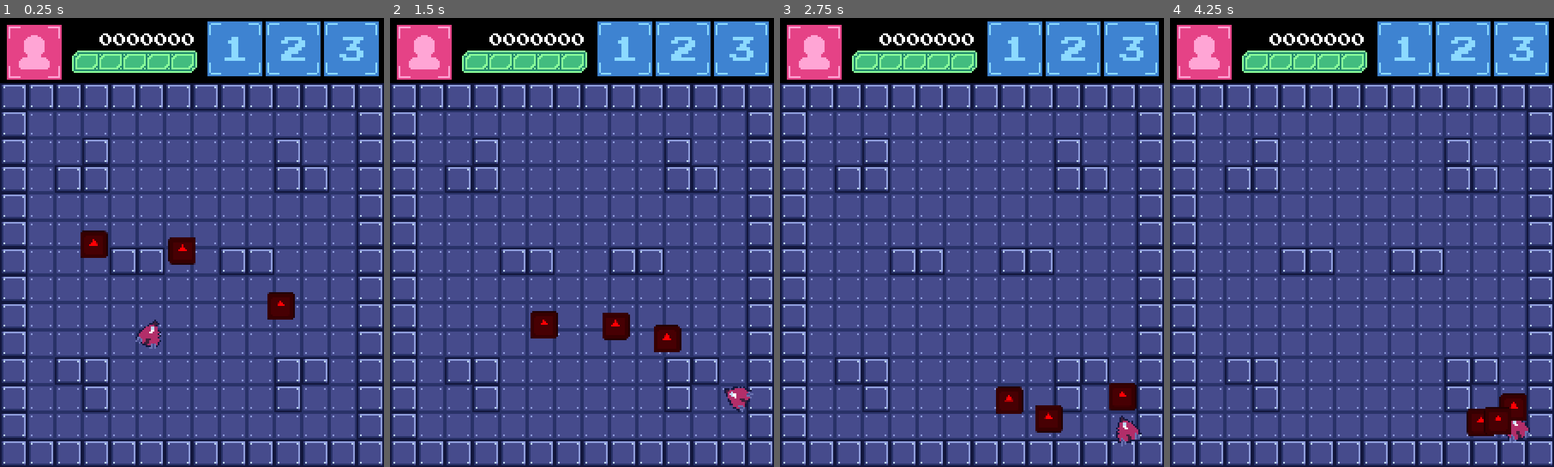
Above: before the commit, frames 1-4 (left to right).
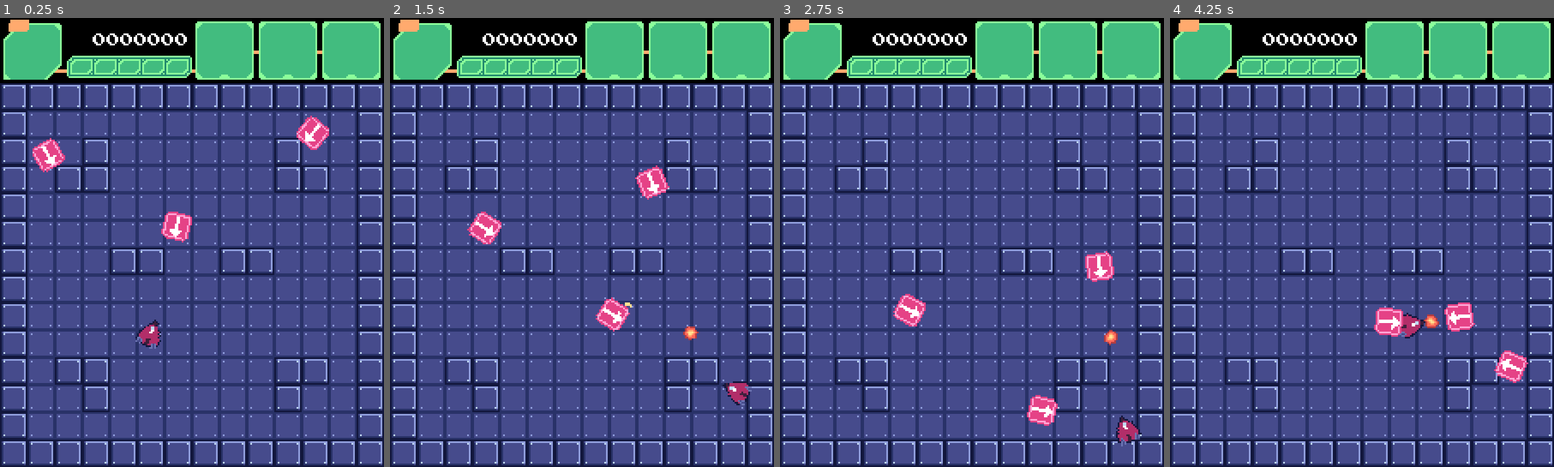
Above: after the commit, the same moments.

Repository: andresTapari/Haha-Woo-
Game: Godot game, scene res://scenes/lvl/dev_lvl.tscn
The game is run twice, just before and just after one commit, with the same random seed, the same clock (stepped at 60 frames per second) and the same inputs. The engine's default icon, where the game draws it, is replaced by a stand-in: a white triangle on a blue panel in a dark square.
Inputs (mouse positions are in pixels of both pictures, inside the frame that each line leads up to):
- Up to frame 1 (0.25 s): no input
- Up to frame 2 (1.5 s): move the mouse to (666, 220) at 0.52 s; press the mouse at (666, 220) at 0.53 s; hold Right (ui_right) 0.53-1.28 s; move the mouse to (505, 264) at 1.27 s; release the mouse at (505, 264) at 1.28 s; hold Down (ui_down) from 1.28 s (still down); click (505, 264) at 1.35 s
- Up to frame 3 (2.75 s): move the mouse to (1010, 143) at 2.02 s; release Down (ui_down) at 2.03 s; press the mouse at (1010, 143) at 2.03 s; hold Right (ui_right) from 2.03 s (still down)
- Up to frame 4 (4.25 s): move the mouse to (1342, 332) at 2.77 s; release Right (ui_right) at 2.78 s; release the mouse at (1342, 332) at 2.78 s; hold Up (ui_up) 2.78-3.53 s; click (1342, 332) at 2.85 s; move the mouse to (1477, 309) at 3.52 s; press the mouse at (1477, 309) at 3.53 s; hold Left (ui_left) from 3.53 s (still down)

The runs differ from the first frame. In frame 1, 13% of the frame differs, in the area x 0-100%, y 0-68%; in frame 2, 13%; in frame 3, 12%; in frame 4, 13%, in the area x 0-100%, y 0-95%.

Commit message:
Se agrego disparos a los enemigos

Diff:
--- /dev/null
+++ b/scenes/enemys/ammo/enemey_bullet.tscn
@@ -0,0 +1,19 @@
+[gd_scene load_steps=4 format=3 uid="uid://dbr110itvxv1f"]
+
+[ext_resource type="Texture2D" uid="uid://betcuiujlpq0k" path="res://assets/aseprite/enemys/enemy_bullet.png" id="1_a015i"]
+[ext_resource type="Script" path="res://scripts/enemys/enemey_bullet.gd" id="1_rb3a1"]
+
+[sub_resource type="CircleShape2D" id="CircleShape2D_g5bj3"]
+radius = 4.0
+
+[node name="enemey_bullet" type="Area2D"]
+script = ExtResource("1_rb3a1")
+
+[node name="EnemyBullet" type="Sprite2D" parent="."]
+texture_filter = 1
+texture = ExtResource("1_a015i")
+
+[node name="CollisionShape2D" type="CollisionShape2D" parent="."]
+shape = SubResource("CircleShape2D_g5bj3")
+
+[connection signal="body_entered" from="." to="." method="_on_body_entered"]
--- a/scenes/enemys/movile_enemy/movil_enemy.tscn
+++ b/scenes/enemys/movile_enemy/movil_enemy.tscn
@@ -1,29 +1,45 @@
 [gd_scene load_steps=4 format=3 uid="uid://n4udfh4drfim"]
 
-[ext_resource type="Texture2D" uid="uid://0elarda78xed" path="res://icon.svg" id="1_s5547"]
 [ext_resource type="Script" path="res://scripts/enemys/movil_enemy.gd" id="1_svwdb"]
+[ext_resource type="Texture2D" uid="uid://bc0i12c5b04kb" path="res://assets/aseprite/enemys/MobileEnemey.png" id="2_vam4h"]
 
 [sub_resource type="CircleShape2D" id="CircleShape2D_6olpv"]
-radius = 5.0
+radius = 7.0
 
-[node name="movil_enemy" type="CharacterBody2D" node_paths=PackedStringArray("navigation_agent")]
+[node name="movil_enemy" type="CharacterBody2D" groups=["enemy"]]
 motion_mode = 1
 script = ExtResource("1_svwdb")
-navigation_agent = NodePath("NavigationAgent2D")
+cadence = 0.25
 
 [node name="Icon" type="Sprite2D" parent="."]
-modulate = Color(1, 0, 0.0156863, 1)
-scale = Vector2(0.125, 0.125)
-texture = ExtResource("1_s5547")
+texture_filter = 1
+texture = ExtResource("2_vam4h")
+
+[node name="Muzzle" type="Marker2D" parent="Icon"]
+position = Vector2(0, -9)
+rotation = -1.5708
 
 [node name="CollisionShape2D" type="CollisionShape2D" parent="."]
+rotation = 0.010664
 shape = SubResource("CircleShape2D_6olpv")
 
-[node name="Timer" type="Timer" parent="."]
+[node name="CadenceTimer" type="Timer" parent="."]
+one_shot = true
+
+[node name="TargetTimer" type="Timer" parent="."]
 wait_time = 0.1
 autostart = true
 
 [node name="NavigationAgent2D" type="NavigationAgent2D" parent="."]
 avoidance_enabled = true
+radius = 32.0
+time_horizon = 0.2
+max_speed = 1000.0
+debug_use_custom = true
+debug_path_custom_color = Color(0.0313726, 0, 1, 1)
 
-[connection signal="timeout" from="Timer" to="." method="_on_timer_timeout"]
+[node name="RayCast2D" type="RayCast2D" parent="."]
+target_position = Vector2(110, 0)
+
+[connection signal="timeout" from="CadenceTimer" to="." method="_on_cadence_timer_timeout"]
+[connection signal="timeout" from="TargetTimer" to="." method="_on_target_timer_timeout"]
--- a/scenes/lvl/dev_lvl.tscn
+++ b/scenes/lvl/dev_lvl.tscn
@@ -21,13 +21,13 @@
 [node name="Control" parent="." instance=ExtResource("3_j8qqq")]
 
 [node name="movil_enemy" parent="." instance=ExtResource("2_caoql")]
-position = Vector2(52, 121)
+position = Vector2(39, 78)
 player_path = NodePath("../Player")
 
 [node name="movil_enemy2" parent="." instance=ExtResource("2_caoql")]
-position = Vector2(173, 161)
+position = Vector2(185, 78)
 player_path = NodePath("../Player")
 
 [node name="movil_enemy3" parent="." instance=ExtResource("2_caoql")]
-position = Vector2(111, 125)
+position = Vector2(104, 110)
 player_path = NodePath("../Player")
--- a/scenes/player/bullet.tscn
+++ b/scenes/player/bullet.tscn
@@ -1,6 +1,6 @@
 [gd_scene load_steps=5 format=3 uid="uid://ddq0upu0t1aq1"]
 
-[ext_resource type="Script" path="res://scenes/player/bullet.gd" id="1_v7tkx"]
+[ext_resource type="Script" path="res://scripts/player/bullet.gd" id="1_v7tkx"]
 [ext_resource type="Texture2D" uid="uid://dow2x41ik4qq0" path="res://assets/aseprite/player/bullet.png" id="2_v3vbp"]
 
 [sub_resource type="CanvasItemMaterial" id="CanvasItemMaterial_qaeyn"]
--- a/scenes/player/player.tscn
+++ b/scenes/player/player.tscn
@@ -1,14 +1,14 @@
 [gd_scene load_steps=4 format=3 uid="uid://od6yx3hynn6k"]
 
-[ext_resource type="Script" path="res://scenes/player/player.gd" id="1_62ciq"]
+[ext_resource type="Script" path="res://scripts/player/player.gd" id="1_b5heu"]
 [ext_resource type="Texture2D" uid="uid://bsc5f1oopduo7" path="res://assets/aseprite/player/player_ship.png" id="2_3kx8f"]
 
 [sub_resource type="CircleShape2D" id="CircleShape2D_rugm1"]
 radius = 6.0
 
-[node name="CharacterBody2D" type="CharacterBody2D"]
+[node name="CharacterBody2D" type="CharacterBody2D" groups=["player"]]
 texture_filter = 3
-script = ExtResource("1_62ciq")
+script = ExtResource("1_b5heu")
 
 [node name="PlayerShip" type="Sprite2D" parent="."]
 texture = ExtResource("2_3kx8f")
@@ -20,3 +20,11 @@
 [node name="Muzzle" type="Marker2D" parent="."]
 position = Vector2(0, -8)
 rotation = -1.57079
+
+[node name="Muzzle2" type="Marker2D" parent="."]
+position = Vector2(5, -2)
+rotation = -1.57079
+
+[node name="Muzzle3" type="Marker2D" parent="."]
+position = Vector2(-5, -2)
+rotation = -1.57079
--- a/scenes/ui/healthBar.tscn
+++ b/scenes/ui/healthBar.tscn
@@ -16,4 +16,5 @@
 texture_filter = 1
 position = Vector2(0.010274, -0.0961539)
 sprite_frames = ExtResource("2_uqsfo")
+frame = 5
 offset = Vector2(37, 7)
--- a/scenes/ui/uiHeadder.tscn
+++ b/scenes/ui/uiHeadder.tscn
@@ -1,10 +1,8 @@
-[gd_scene load_steps=9 format=3 uid="uid://75unjbos3vci"]
+[gd_scene load_steps=7 format=3 uid="uid://75unjbos3vci"]
 
-[ext_resource type="Texture2D" uid="uid://du2iqks2eopdd" path="res://assets/aseprite/ui/TopBarr.png" id="1_dvq8f"]
-[ext_resource type="Texture2D" uid="uid://c8he71evmdjro" path="res://assets/aseprite/ui/face_place_holder.png" id="2_j4v3v"]
-[ext_resource type="Texture2D" uid="uid://dtfyfbgnhni0i" path="res://assets/aseprite/ui/specials_placeholder.png" id="2_lujwf"]
-[ext_resource type="Texture2D" uid="uid://bqsxt618hps3" path="res://assets/aseprite/ui/specials_placeholder_2.png" id="3_g3p4t"]
-[ext_resource type="Texture2D" uid="uid://cm7p52d8sswb" path="res://assets/aseprite/ui/specials_placeholder_3.png" id="4_1xru5"]
+[ext_resource type="Texture2D" uid="uid://bjflp8uflqbsv" path="res://assets/aseprite/ui/header.png" id="1_ld1tm"]
+[ext_resource type="Texture2D" uid="uid://ffdxync8l3a5" path="res://assets/aseprite/ui/facebox_placeholder.png" id="2_trjru"]
+[ext_resource type="Texture2D" uid="uid://bc8urgtidltbq" path="res://assets/aseprite/ui/Special_place_holder.png" id="3_yop3i"]
 [ext_resource type="PackedScene" uid="uid://bmqcn7krtyvvf" path="res://scenes/ui/healthBar.tscn" id="6_5ltab"]
 [ext_resource type="FontFile" uid="uid://rfl04y1mlf2l" path="res://assets/fonts/arcadepix/ARCADEPI.TTF" id="7_dqthh"]
 
@@ -21,58 +19,64 @@
 grow_vertical = 2
 
 [node name="Fondo" type="TextureRect" parent="."]
+texture_filter = 1
 layout_mode = 0
-offset_right = 40.0
-offset_bottom = 40.0
-texture = ExtResource("1_dvq8f")
+offset_right = 224.0
+offset_bottom = 38.0
+texture = ExtResource("1_ld1tm")
 stretch_mode = 2
 
 [node name="Face" type="TextureRect" parent="."]
+texture_filter = 1
 layout_mode = 0
-offset_right = 40.0
-offset_bottom = 40.0
-texture = ExtResource("2_j4v3v")
+offset_left = 1.0
+offset_right = 37.0
+offset_bottom = 38.0
+texture = ExtResource("2_trjru")
 stretch_mode = 3
 
 [node name="Special_1" type="TextureRect" parent="."]
+texture_filter = 1
 layout_mode = 0
-offset_left = 121.0
+offset_left = 114.0
 offset_top = 2.0
-offset_right = 153.0
-offset_bottom = 34.0
-texture = ExtResource("2_lujwf")
+offset_right = 148.0
+offset_bottom = 36.0
+texture = ExtResource("3_yop3i")
 stretch_mode = 3
 
 [node name="Special_2" type="TextureRect" parent="."]
+texture_filter = 1
 layout_mode = 0
-offset_left = 155.0
+offset_left = 151.0
 offset_top = 2.0
-offset_right = 187.0
-offset_bottom = 34.0
-texture = ExtResource("3_g3p4t")
+offset_right = 185.0
+offset_bottom = 36.0
+texture = ExtResource("3_yop3i")
 stretch_mode = 3
 
 [node name="Special_3" type="TextureRect" parent="."]
+texture_filter = 1
 layout_mode = 0
-offset_left = 189.0
+offset_left = 188.0
 offset_top = 2.0
-offset_right = 221.0
-offset_bottom = 34.0
-texture = ExtResource("4_1xru5")
+offset_right = 222.0
+offset_bottom = 36.0
+texture = ExtResource("3_yop3i")
 stretch_mode = 3
 
 [node name="healthBar" parent="." instance=ExtResource("6_5ltab")]
-offset_left = 41.0
-offset_top = 19.0
-offset_right = 121.0
-offset_bottom = 35.0
+offset_left = 38.0
+offset_top = 22.0
+offset_right = 118.0
+offset_bottom = 38.0
 
 [node name="Label" type="Label" parent="."]
 texture_filter = 1
 layout_mode = 0
-offset_left = 46.0
+offset_left = 42.0
 offset_top = 5.0
-offset_right = 114.0
+offset_right = 110.0
 offset_bottom = 21.0
 theme = SubResource("Theme_cw5lj")
 text = "0000000"
--- /dev/null
+++ b/scripts/enemys/enemey_bullet.gd
@@ -0,0 +1,13 @@
+extends Area2D
+
+var speed = 300
+
+func _physics_process(delta):
+	position += transform.x * speed * delta
+
+func _on_body_entered(body):
+	if body.is_in_group("enemy"):
+		return
+	if body.is_in_group("player"):
+		pass
+	queue_free()
--- a/scripts/enemys/movil_enemy.gd
+++ b/scripts/enemys/movil_enemy.gd
@@ -1,35 +1,61 @@
 extends CharacterBody2D
 
+# Variables:
 @export var SPEED: float = 3000.0
 @export var player_path: NodePath
-@export var navigation_agent: NavigationAgent2D
+@export var cadence: float = .5
+# Export:
+@onready var BULLET:= preload("res://scenes/enemys/ammo/enemey_bullet.tscn")
+@onready var rayCast2D :RayCast2D = $RayCast2D
+@onready var navigation_agent: NavigationAgent2D = $NavigationAgent2D
 
+var shoot_en: bool = true
 var player
 
 func _ready() -> void:
+	$CadenceTimer.wait_time = cadence
 	if player_path:
 		player = get_node(player_path)
 	navigation_agent.path_desired_distance  = 4.0
 	navigation_agent.target_desired_distance = 4.0
 	call_deferred("actor_setup")
 
-
-func actor_setup():
+func actor_setup() -> void:
 	await get_tree().physics_frame
 	set_movement_target(player.position)
 
 func set_movement_target(target_pos: Vector2) -> void:
 	navigation_agent.target_position = target_pos
 
-func _physics_process(delta):
+func _physics_process(delta) -> void:
+	# Orientamos el personaje:
+	$Icon.look_at(player.global_position)
+	$Icon.rotation += PI/2
+
+	# Apuntamos raycast hacia el jugador
+	rayCast2D.target_position = (player.global_position - global_position)
+	rayCast2D.force_raycast_update()
+	var collider = rayCast2D.get_collider()
+	if collider: if collider.is_in_group("player") and shoot_en: shoot()
+
+	# Movemos a traves de la trayectoria
 	var current_agent_position: Vector2 = global_position
 	var next_path_position: Vector2 = navigation_agent.get_next_path_position()
-	#next_path_position = next_path_position.snapped(Vector2(.5,.5))
 	var new_velocity: Vector2 = next_path_position - current_agent_position
 	new_velocity = new_velocity.normalized()*SPEED*delta
 	velocity = new_velocity
 	move_and_slide()
 
+func shoot() -> void:
+	shoot_en = false
+	var b = BULLET.instantiate()
+	b.transform = $Icon/Muzzle.global_transform
+	get_parent().add_child(b)
+	$CadenceTimer.start()
 
-func _on_timer_timeout():
-	set_movement_target(player.position)
+func _on_cadence_timer_timeout():
+	shoot_en = true
+
+func _on_target_timer_timeout():
+	if is_instance_valid(player):
+		set_movement_target(player.position)
--- a/scenes/player/player.gd
+++ b/scripts/player/player.gd
@@ -3,6 +3,7 @@
 const VELOCIDAD: int = 10000
 var BULLET = preload("res://scenes/player/bullet.tscn")
 var direccion: Vector2 = Vector2.ZERO
+var muzzle_counter: int = 0
 
 func _physics_process(delta: float) -> void:
 	direccion = Vector2.ZERO
@@ -20,6 +21,7 @@
 	if Input.is_action_pressed("ui_up"):
 		direccion.y -= 1
 	direccion = direccion.normalized()
+
 	var movimiento = direccion * VELOCIDAD * delta
 	velocity = movimiento
 	move_and_slide()
@@ -30,5 +32,14 @@
 
 func shoot() -> void:
 	var b = BULLET.instantiate()
-	b.transform = $Muzzle.global_transform
+	match muzzle_counter:
+		0:
+			b.transform = $Muzzle.global_transform
+		1:
+			b.transform = $Muzzle2.global_transform
+		2:
+			b.transform = $Muzzle3.global_transform
 	get_parent().add_child(b)
+	muzzle_counter +=1
+	if muzzle_counter >2:
+		muzzle_counter = 0
Binary file added: assets/aseprite/enemys/MobileEnemey.png
Not shown, changed: assets/aseprite/enemys/MobileEnemey.png.import
Binary file added: assets/aseprite/enemys/enemy_bullet.png
Not shown, changed: assets/aseprite/enemys/enemy_bullet.png.import
Binary file added: assets/aseprite/ui/Special_place_holder.png
Not shown, changed: assets/aseprite/ui/Special_place_holder.png.import
Binary file removed: assets/aseprite/ui/TopBarr.png
Binary file removed: assets/aseprite/ui/face_place_holder.png
Binary file added: assets/aseprite/ui/facebox_placeholder.png
Not shown, changed: assets/aseprite/ui/facebox_placeholder.png.import
Binary file added: assets/aseprite/ui/header.png
Not shown, changed: assets/aseprite/ui/header.png.import
(and 4 more such lines)
